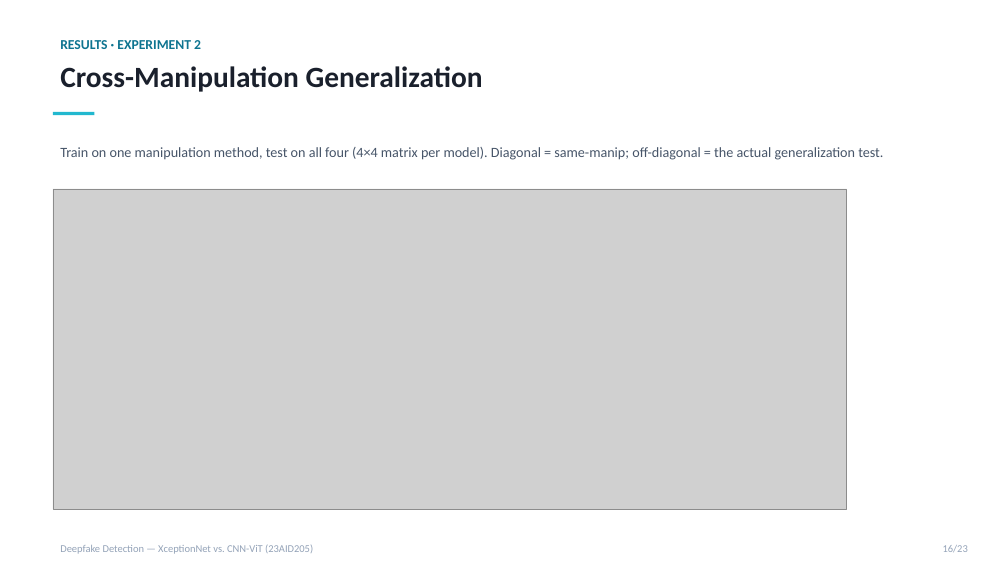
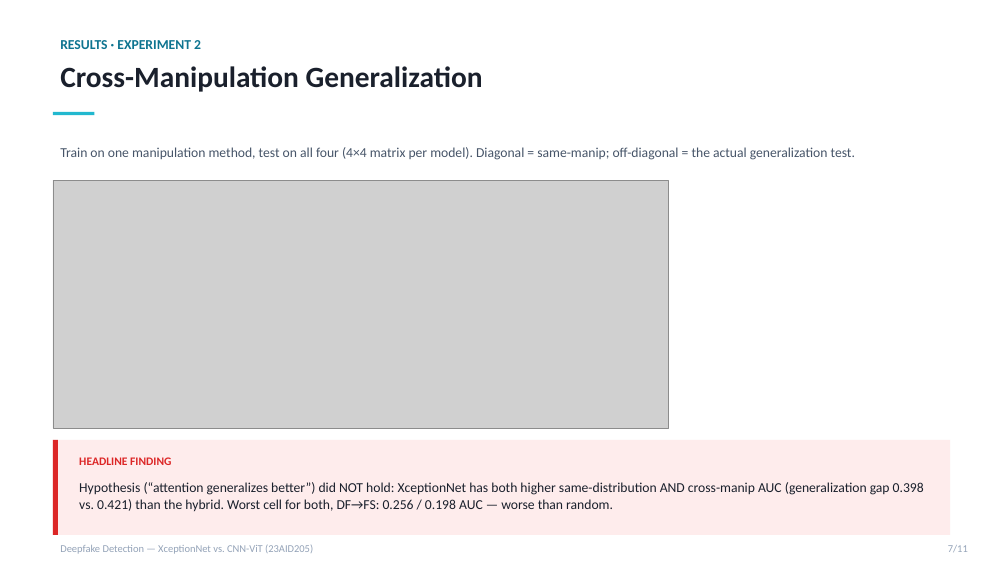
Before and after one commit to DUNE-ODYSSEY/deepfake-detection, a slide deck: slide 7 of docs/mid_review_update.pptx (slide 16 before the commit). Drawn at 1008x567 pixels with LibreOffice and Linux fonts; fonts in the diff are those of the drawing; grey boxes stand for pictures. Boxes give left, top, right and bottom in pixels: in the first picture for what was removed or moved away, otherwise in the second. Text is boxed around its words. In the diff, an @@ line names an element or a change of style, - is before the commit and + after.

```diff
--- a/docs/mid_review_update.pptx
+++ b/docs/mid_review_update.pptx
@@ text "Train on one manipulation method, ..." at <box>60,147,855,160</box>: size 13.5 to 13 pt @@
@@ picture: place and size @@
-picture at <box>53,189,847,509</box>
+picture at <box>53,180,668,428</box>
@@ rectangle added at <box>53,440,951,535</box>, fill #FEECEC @@
@@ rectangle added at <box>53,440,58,535</box>, fill #DC2626 @@
@@ text added at <box>79,457,171,465</box>, 11 pt, text #DC2626, bold @@
+HEADLINE FINDING
@@ text added at <box>79,482,924,511</box>, 13 pt, text #1A202C @@
+Hypothesis (“attention generalizes better”) did NOT hold: XceptionNet has both higher same-distribution AND cross-manip AUC (generalization gap 0.398 vs. 0.421) than the hybrid. Worst cell for both, DF→FS: 0.256 / 0.198 AUC — worse than random.
@@ text at <box>948,545,968,552</box>: text changed @@
-16/23
+7/11
```
Also in this commit, not shown: 8 other slides changed, 1 slide added, 13 slides removed, 1 other file.
